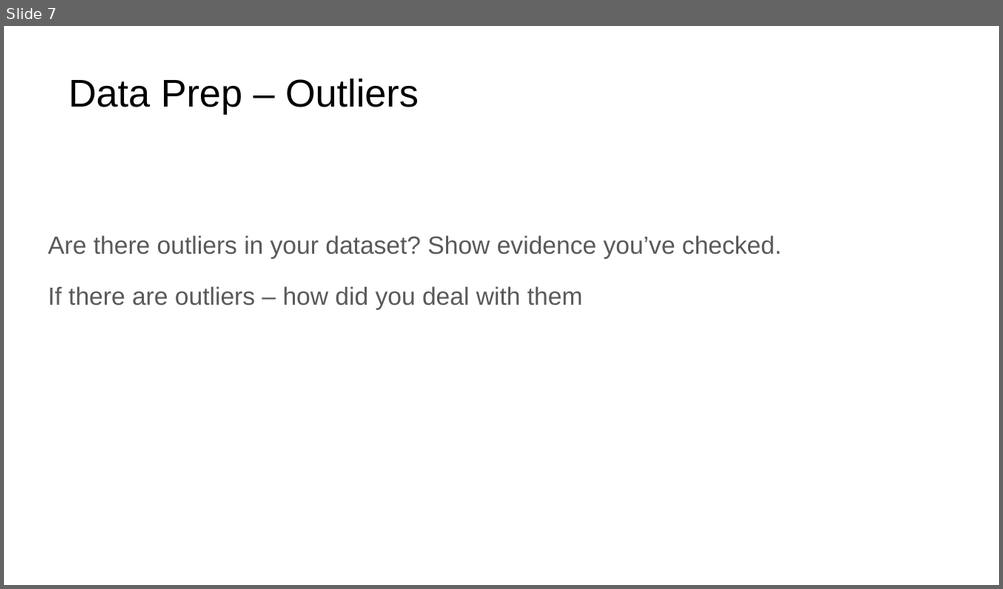
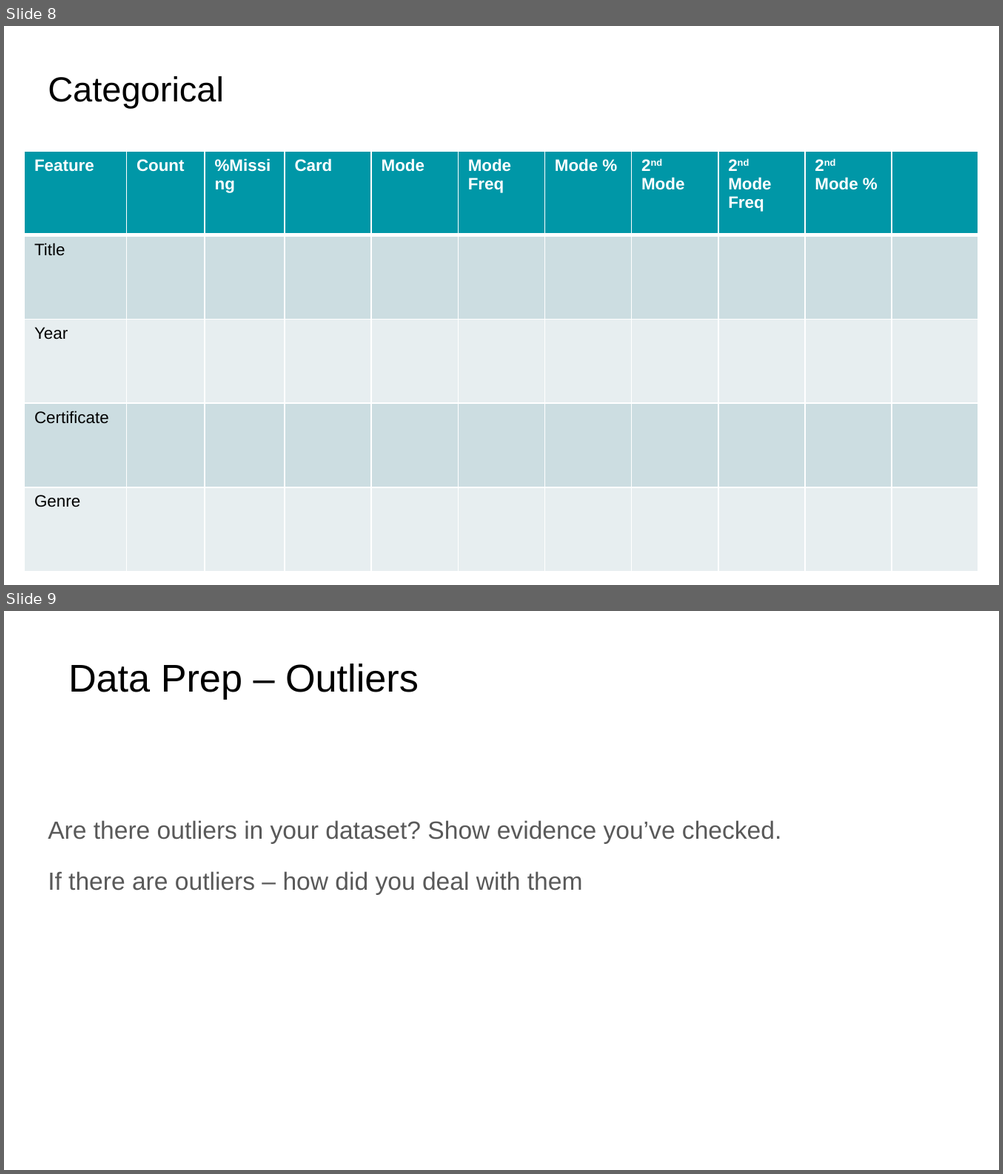
Before and after one commit to amelka800/Data-CA, a slide deck: Data Exploration CA Template 2026.pptx. Shown one above the other, each under a label of ours: slide 7 before the commit, slides 8 and 9 after it. The pictures are 1003x589 and 1003x1174 pixels, drawn with LibreOffice and Linux fonts; fonts in the diff are those of the drawing. Boxes give left, top, right and bottom in pixels: in the first picture for what was removed or moved away, otherwise in the second. Text is boxed around its words. In the diff, an @@ line names an element or a change of style, - is before the commit and + after.

Commit message:
tables

```diff
--- a/Data Exploration CA Template 2026.pptx
+++ b/Data Exploration CA Template 2026.pptx
@@ slide 8 added at (4,26,999,585), background #FFFFFF @@
@@ title added at (48,76,224,108), 25.2 pt, text #000000 @@
+Categorical
@@ table added at (25,151,978,572), 5 rows, 11 columns @@
+Feature | Count | %Missing | Card | Mode | Mode Freq | Mode % | 2nd Mode | 2nd Mode Freq | 2nd Mode % | 
+Title |  |  |  |  |  |  |  |  |  | 
+Year |  |  |  |  |  |  |  |  |  | 
+Certificate |  |  |  |  |  |  |  |  |  | 
+Genre |  |  |  |  |  |  |  |  |  | 
@@ what was slide 7 is now slide 9 @@
```
Also in this commit, not shown: 1 slide changed, 1 other slide added.
